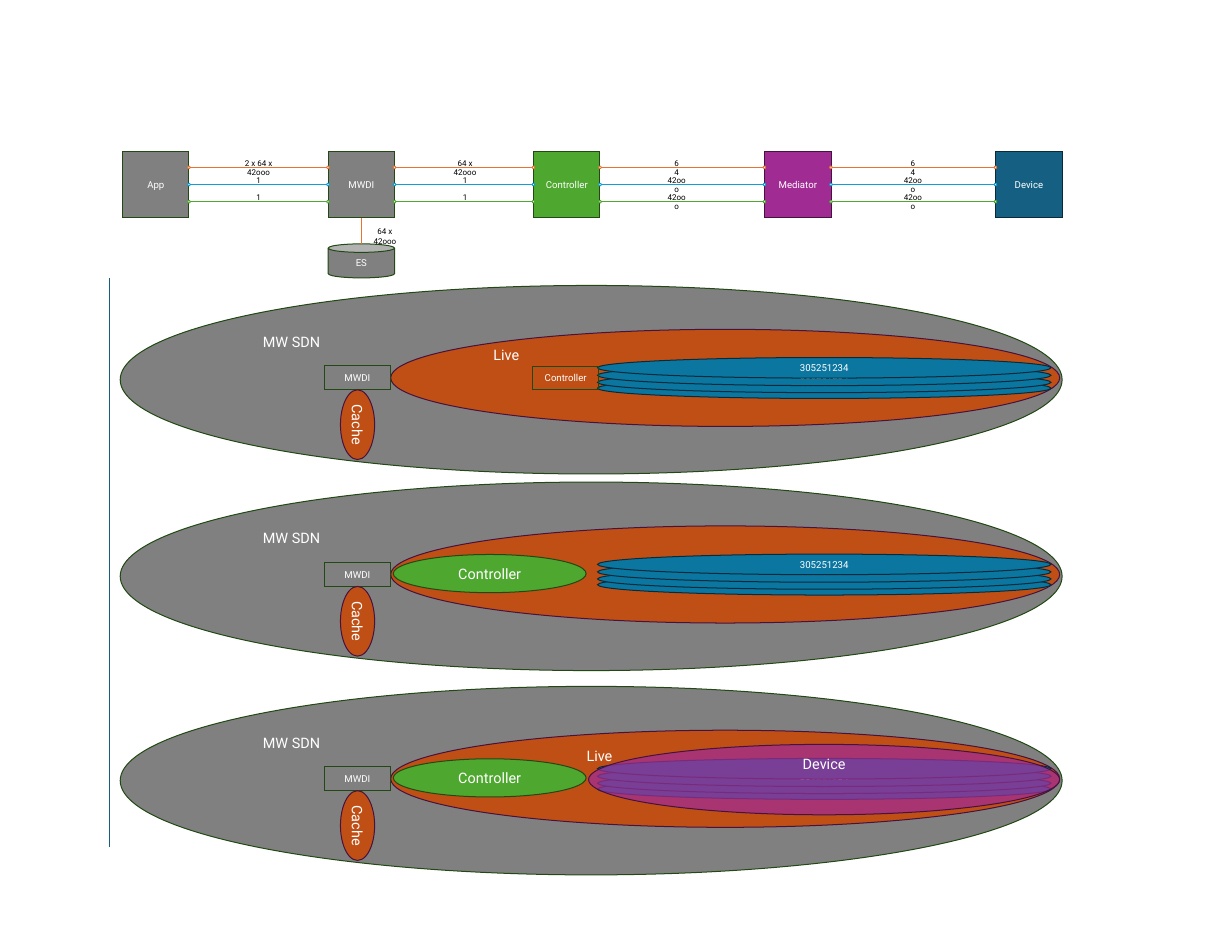
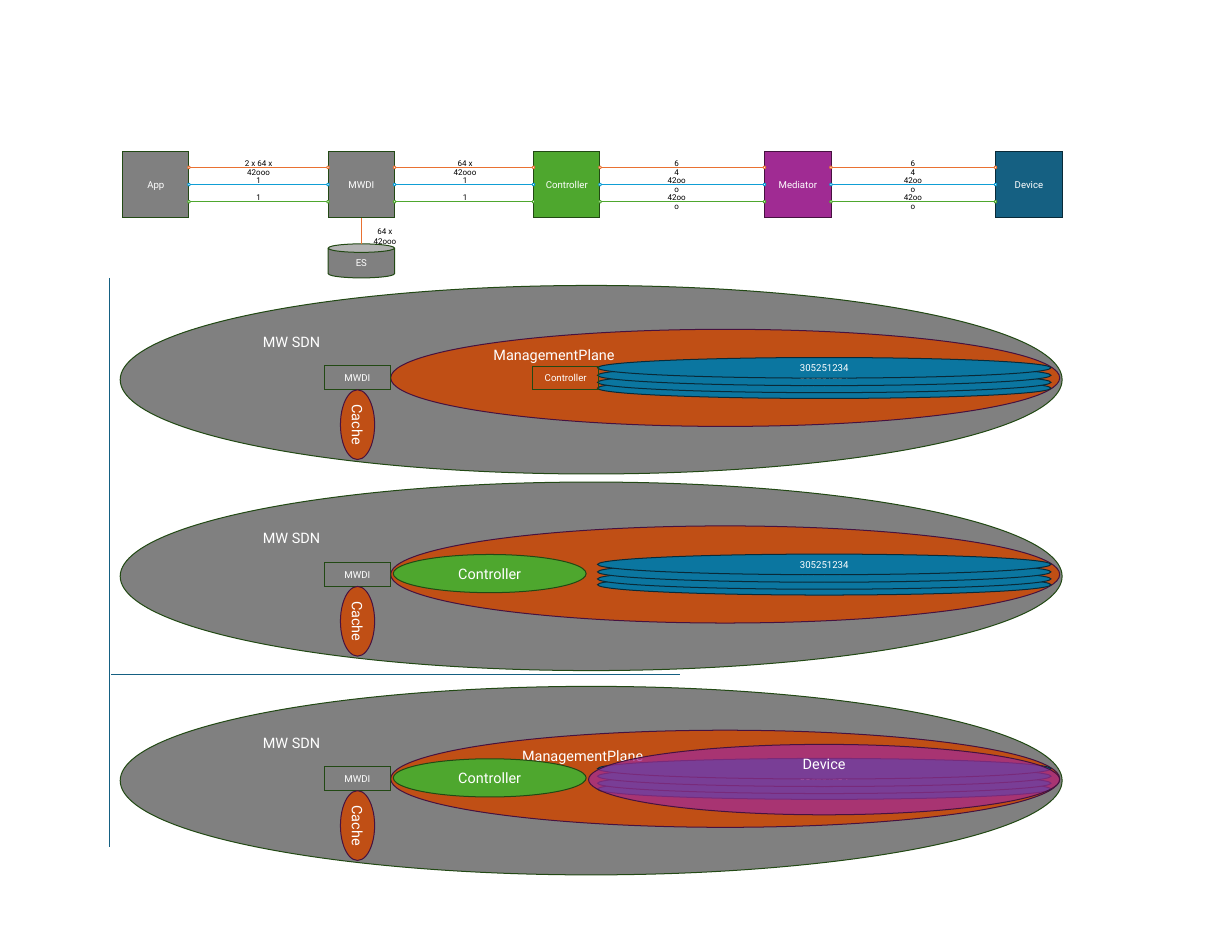
Before and after one commit to openBackhaul/MediatorManager, a slide deck: slide 3 of concepts/diagrams/InteractionOfModules.pptx. Drawn at 1232x948 pixels with LibreOffice and Linux fonts; fonts in the diff are those of the drawing. Boxes give left, top, right and bottom in pixels: in the first picture for what was removed or moved away, otherwise in the second. Text is boxed around its words. In the diff, an @@ line names an element or a change of style, - is before the commit and + after.

```diff
--- a/concepts/diagrams/InteractionOfModules.pptx
+++ b/concepts/diagrams/InteractionOfModules.pptx
@@ text in ellipse at (493, 349, 614, 364): text changed @@
-Live
+ManagementPlane
@@ line added from (680, 674) to (111, 674), #156082 1.5 pt @@
@@ text in ellipse at (522, 750, 643, 765): text changed @@
-Live
+ManagementPlane
```
Also in this commit, not shown: 6 other slides changed, 5 slides added, 53 other files.
